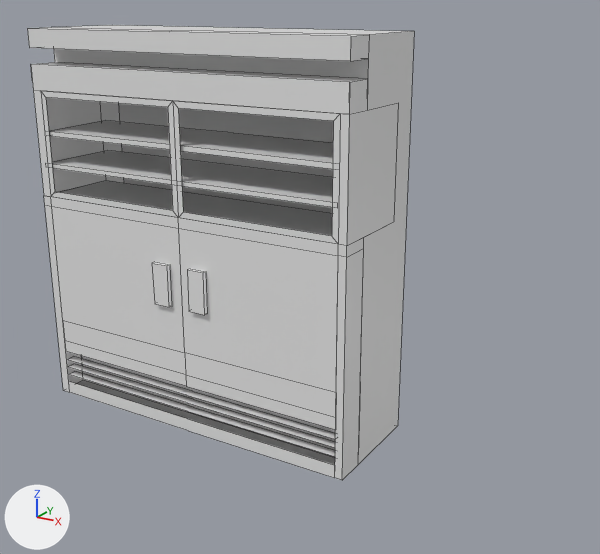
Before and after pictures for a commit that changed the Blender file Assets/Models/Furniture/Fridge1.blend.
Rendered twice from a camera (50 mm lens) standing at (10.17, -10.83, 5.99) and looking at (3.6, 0.01, 1.75). Arrows for +X, +Y and +Z are at lower left; the lights stay in place. Mesh edges are drawn as thin lines.
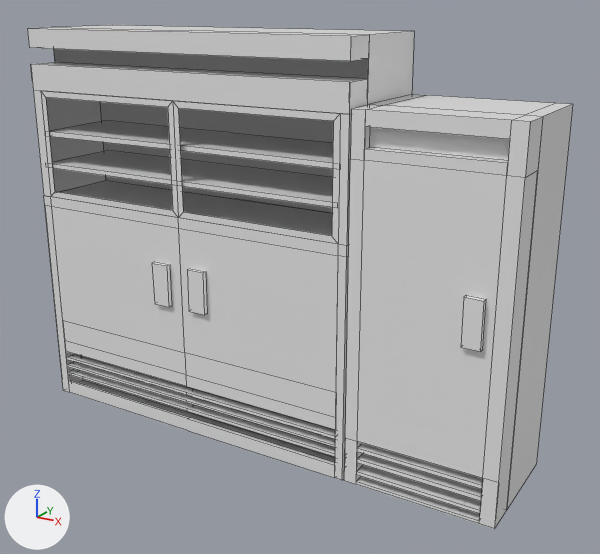
The change in detail:
me_cube is used by ob_cube; location (0.0, 0.0, 0.0).
me_cube had 173 vertices, 87 faces, 32 loose edges and spanned x -1.0..4.97, y -1.08..1.0, z -1.0..5.53.
me_cube now has 317 vertices, 210 faces, 52 loose edges and spans x -1.0..7.37, y -1.08..1.0, z -1.0..5.53.
me_cube part 1: a new loose piece of 112 vertices spanning x 5.0..7.37, y -1.0..0.99, z -0.99..4.62, in mat_material (white #e7e7e7).
me_cube part 2: 6 vertices moved from x -0.82..4.84, y -1.0..-0.95, z 3.79..3.87 to x -0.82..4.84, y -0.98..-0.92, z 3.79..3.87; 32 vertices added at x -0.82..7.01, y -1.08..-0.83, z -1.0..2.34.

Changed parts and their boxes [x1, y1, x2, y2] in the pictures (600 x 554 px):
'Cube', reshaped (41% wider, 11% taller)
    before: [27, 25, 414, 480]
    after: [27, 25, 573, 529]
part 1 of me_cube, added
    after: [344, 94, 573, 529]
part 2 of me_cube, built on
    before: [49, 120, 333, 169]
    after: [49, 120, 486, 465]
